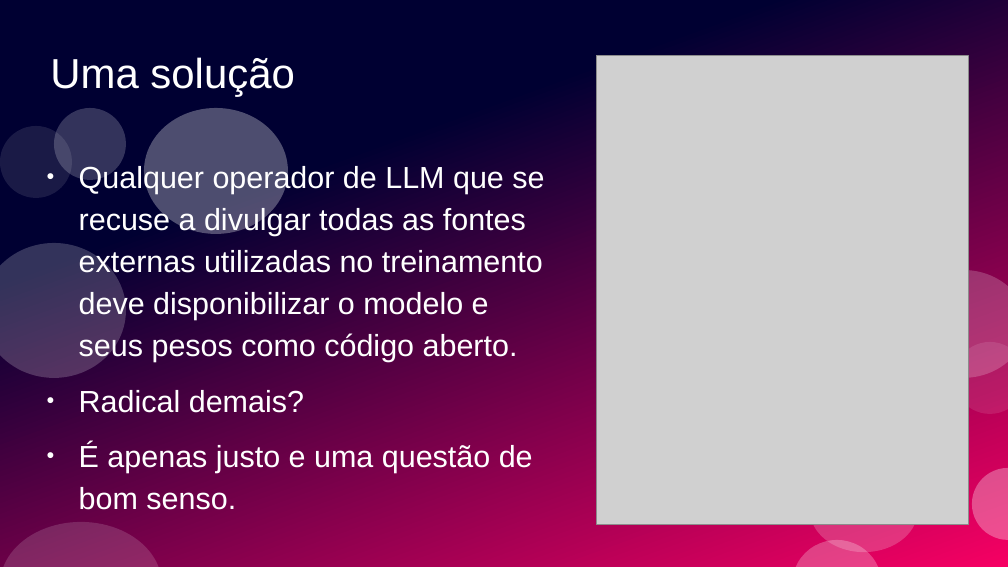
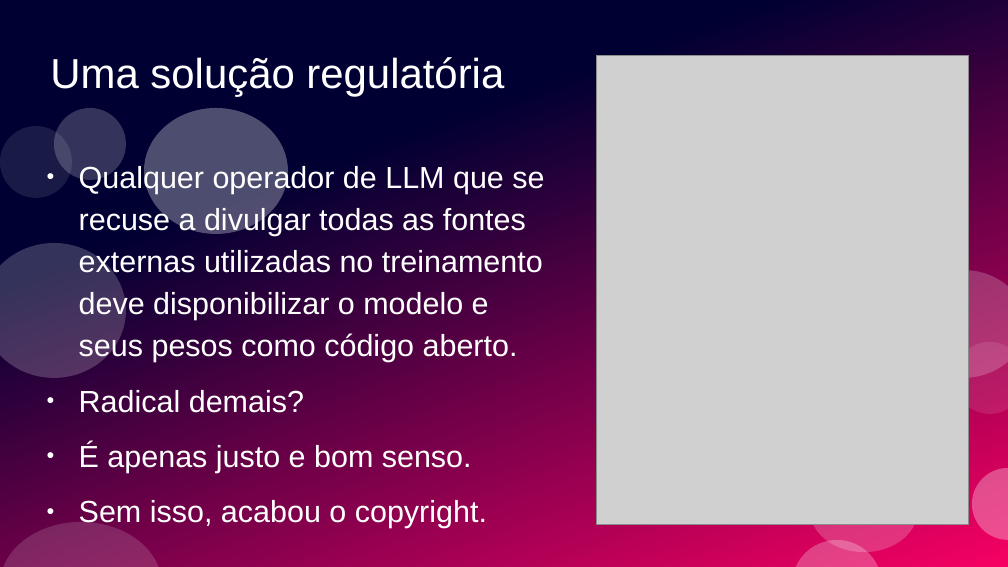
Before and after one commit to ramalho/sets-in-go, a slide deck: slide 109 of conj-em-go1_28.odp (slide 106 before the commit). Drawn at 1008x567 pixels with LibreOffice and Linux fonts; fonts in the diff are those of the drawing; grey boxes stand for pictures. Boxes give left, top, right and bottom in pixels: in the first picture for what was removed or moved away, otherwise in the second. Text is boxed around its words. In the diff, an @@ line names an element or a change of style, - is before the commit and + after.

```diff
--- a/conj-em-go1_28.odp
+++ b/conj-em-go1_28.odp
@@ title at (x1=50, y1=57, x2=504, y2=97): text changed @@
-Uma solução
+Uma solução regulatória
@@ text at (x1=79, y1=443, x2=487, y2=528): text changed @@
-● É apenas justo e uma questão de bom senso.
+● É apenas justo e bom senso.
+● Sem isso, acabou o copyright.
```
Also in this commit, not shown: 35 other slides changed, 5 slides added, 3 slides removed, 1 other file.
